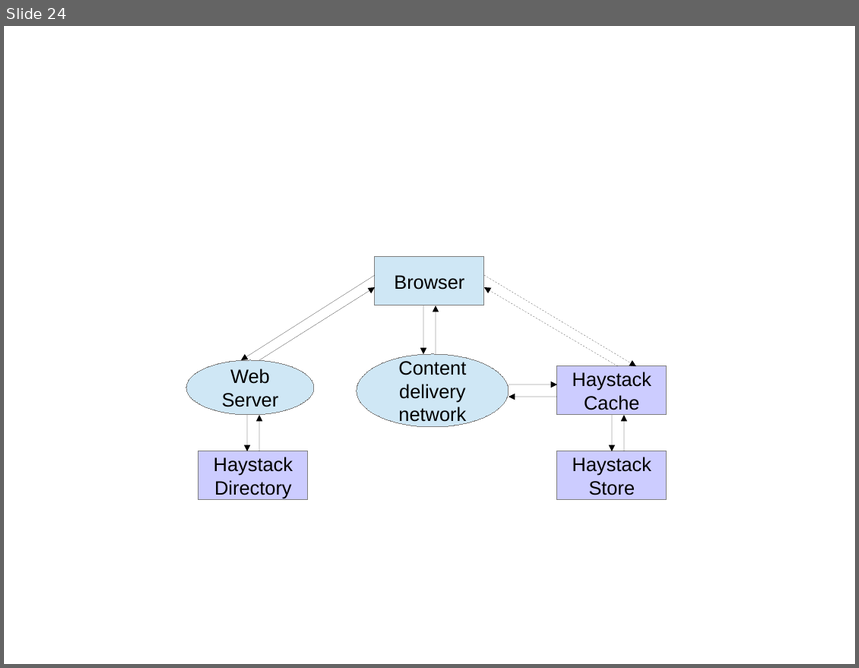
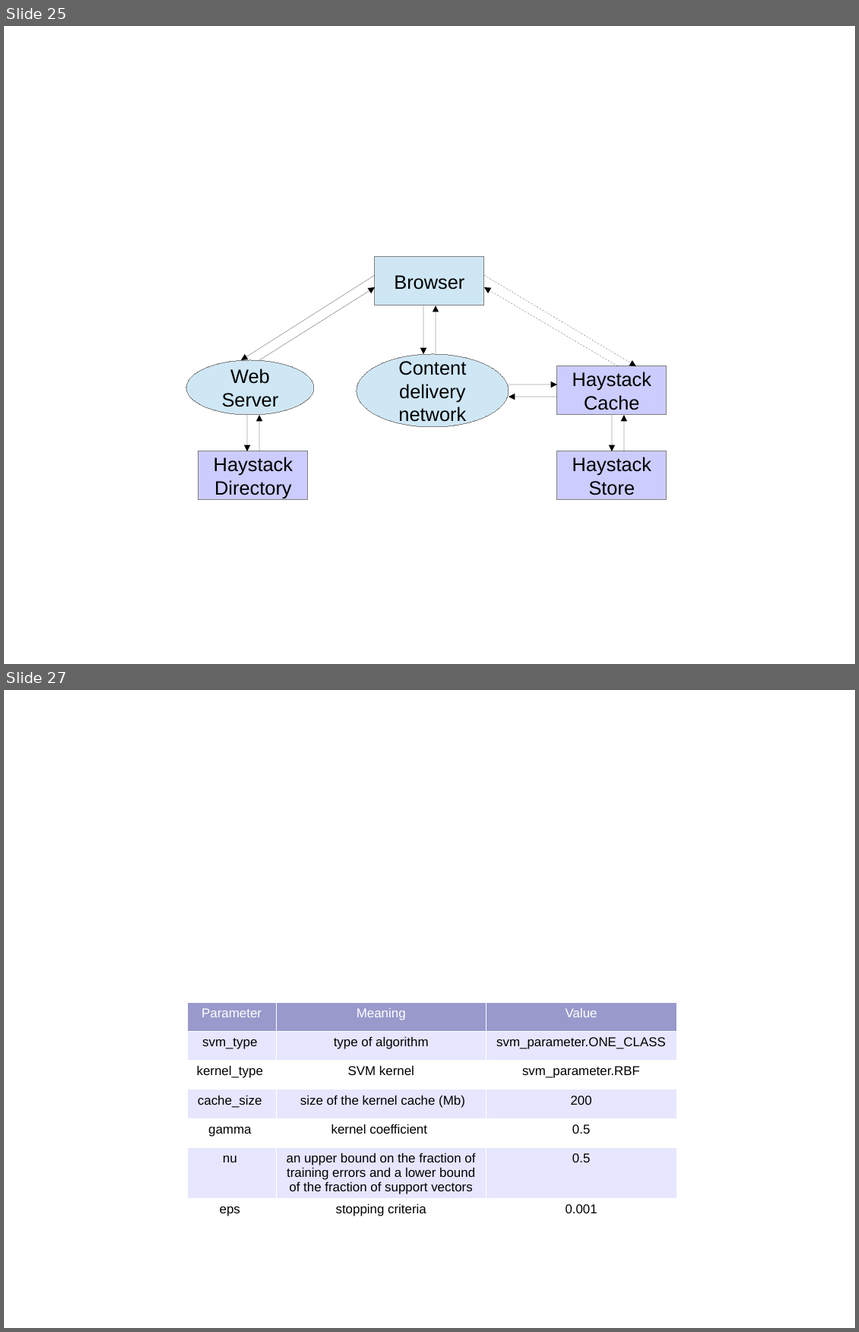
Before and after one commit to Visorgood/LambdaThesis, a slide deck: Thesis/thesis_template/images/Thesis_Images.odp. Shown one above the other, each under a label of ours: slide 24 before the commit, slides 25 and 27 after it; the slides between them are not shown. The pictures are 859x668 and 859x1332 pixels, drawn with LibreOffice and Linux fonts; fonts in the diff are those of the drawing. Boxes give left, top, right and bottom in pixels: in the first picture for what was removed or moved away, otherwise in the second. Text is boxed around its words. In the diff, an @@ line names an element or a change of style, - is before the commit and + after.

```diff
--- a/Thesis/thesis_template/images/Thesis_Images.odp
+++ b/Thesis/thesis_template/images/Thesis_Images.odp
@@ slide 27 added at box(4, 690, 855, 1328), background #FFFFFF @@
@@ table added at box(187, 1003, 676, 1228), 7 rows, 3 columns @@
+Parameter | Meaning | Value
+svm_type | type of algorithm | svm_parameter.ONE_CLASS
+kernel_type | SVM kernel | svm_parameter.RBF
+cache_size | size of the kernel cache (Mb) | 200
+gamma | kernel coefficient | 0.5
+nu | an upper bound on the fraction of training errors and a lower bound of the fraction of support vectors | 0.5
+eps | stopping criteria | 0.001
@@ what was slide 24 is now slide 25 @@
```
Also in this commit, not shown: 2 other slides added, 9 other files.
